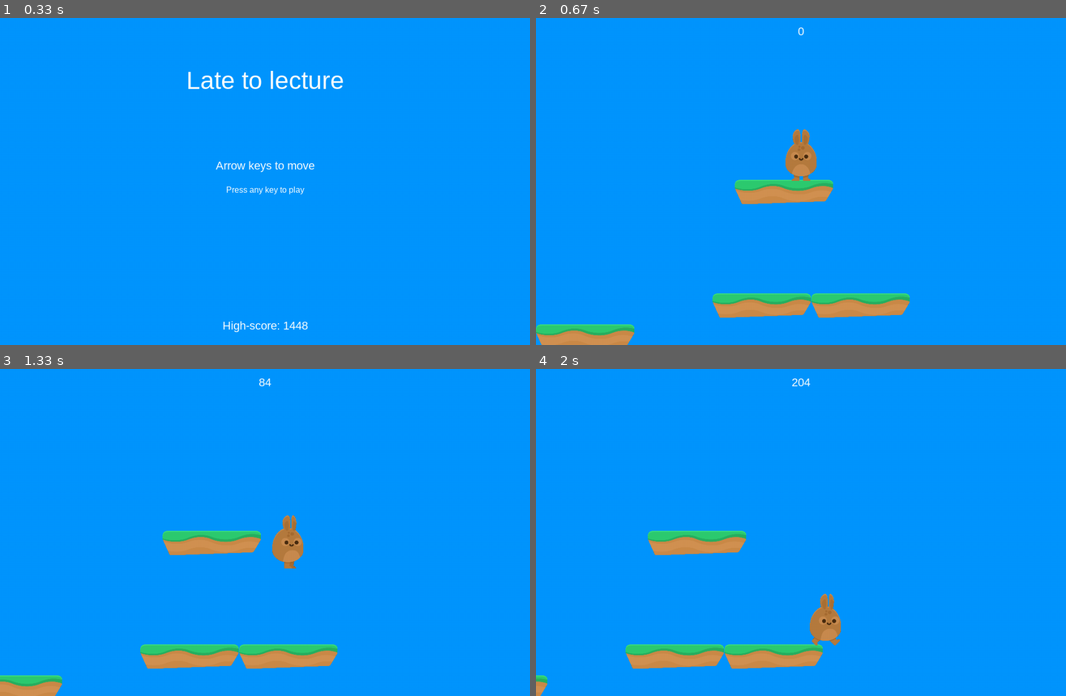
Above: before the commit, frames 1-4 (two rows, left to right).
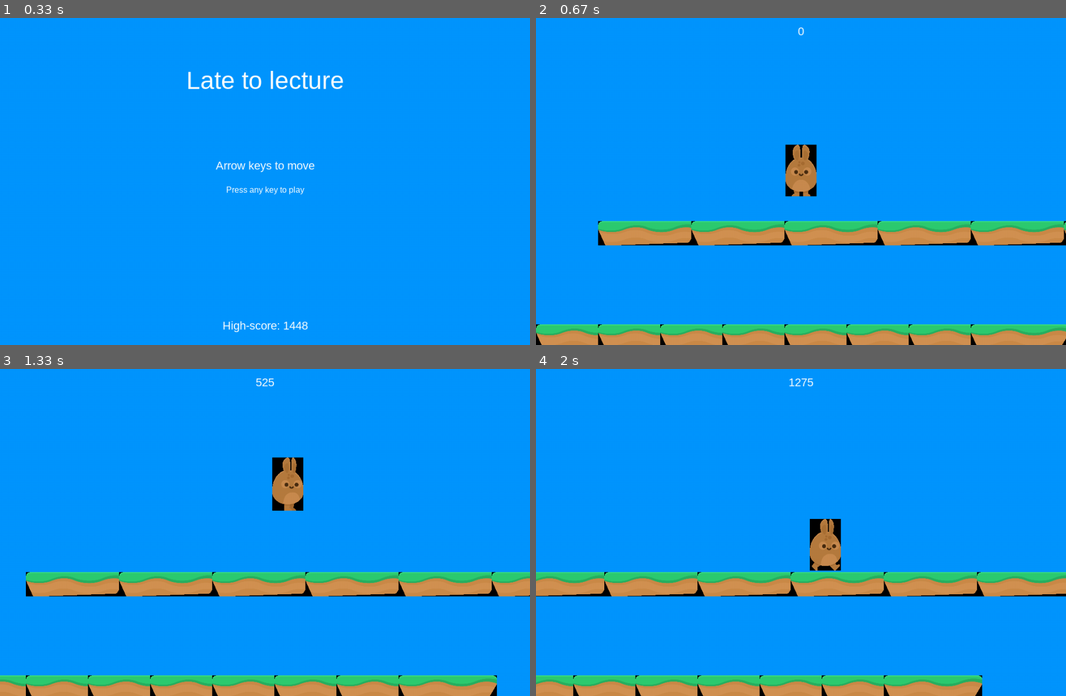
Above: after the commit, the same moments.

Repository: ThomasNose/PygameGame
Game: pygame game, started from Game.py
The game is run twice, just before and just after one commit, with the same random seed, the same clock (stepped at 60 frames per second) and the same inputs.
Inputs:
- Up to frame 1 (0.33 s): no input
- Up to frame 2 (0.67 s): tap Enter at 0.33 s
- Up to frame 3 (1.33 s): hold Right 0.67-1.13 s; hold Up from 1.17 s (still down)
- Up to frame 4 (2 s): release Up at 1.47 s; hold Right 1.5-1.97 s

Frame 1 is identical in both runs. In frame 2, 16% of the frame differs, in the area x 0-100%, y 33-100%; in frame 3, 18%; in frame 4, 18%, in the area x 0-100%, y 2-100%.

Commit message:
Add files via upload
Fixed being able to jump when falling if character sprite passed through platform texture.
Fixed falling through connected platform tiles.

Diff:
--- a/Game.py
+++ b/Game.py
@@ -4,10 +4,14 @@
 
 
 import pygame as pg
+import numpy as np
 import random
 from settings import *
 from sprites import *
 from os import path
+
+music = ['Medium.ogg','Dummy.ogg','CORE.ogg','Oi_Nah.mp3']
+
 
 class Game:
 
@@ -46,24 +50,27 @@
         self.platforms = pg.sprite.Group()
         self.player=Player(self)
         self.all_sprites.add(self.player)
+
+        # Adding in platforms
         for plat in PLATFORM_LIST:
             p = Platform(self, *plat)
             self.all_sprites.add(p)
             self.platforms.add(p)
+
+        # Initial music setup
         pg.mixer.music.set_volume(0.5)
-        pg.mixer.music.load(path.join(self.sound_dir, 'Medium.ogg'))
+        pg.mixer.music.load(path.join(self.sound_dir, np.random.choice(music)))
         self.run()
 
     def run(self):
         # Game Loop
-        pg.mixer.music.play(loops=-1)
         self.playing=True
         while self.playing:
             self.clock.tick(FPS)
             self.events()
             self.update()
             self.draw()
-        pg.mixer.music.fadeout(500)
+
 
 
     def update(self):
@@ -78,12 +85,20 @@
                     if hit.rect.bottom > lowest.rect.bottom:
                         lowest = hit
                 # Falling off platform if foot not touching
-                if self.player.pos.x < lowest.rect.right + 15 and \
-                   self.player.pos.x > lowest.rect.left - 15:
+                if self.player.pos.x <= lowest.rect.right + 100 and \
+                   self.player.pos.x >= lowest.rect.left - 100:
                     if self.player.pos.y < hits[0].rect.bottom:
                         self.player.pos.y=lowest.rect.top+1
                         self.player.vel.y=0
                         self.player.jumping=False
+
+
+
+
+        # Random music
+        if pg.mixer.music.get_busy() == False:
+            pg.mixer.music.load(path.join(self.sound_dir, np.random.choice(music)))
+            pg.mixer.music.play(loops=1)
 
 
         # Check player location (scrolling)
@@ -92,13 +107,13 @@
             for plat in self.platforms:
                 plat.rect.right -= max(abs(self.player.vel.x),2)
                 self.score +=1
-        # Going left
+        # Going left (comment out to only scroll right)
         #if self.player.rect.left <= WIDTH / 3:
-            #self.player.pos.x += max(abs(self.player.vel.x),2)
-            #for plat in self.platforms:
-                #plat.rect.left += max(abs(self.player.vel.x),2)
-
-        # Stop going left
+        #    self.player.pos.x += max(abs(self.player.vel.x),2)
+        #    for plat in self.platforms:
+        #        plat.rect.left += max(abs(self.player.vel.x),2)
+
+        # Stop going left (uncomment to place "invisible wall")
         if self.player.rect.left <= WIDTH/20:
             self.player.pos.x += max(abs(self.player.vel.x),2)
 
@@ -117,7 +132,7 @@
                     self.playing=False
                 self.running=False
             if event.type == pg.KEYDOWN:
-                if event.key == pg.K_UP:
+                if event.key == pg.K_UP and self.player.vel.y == 0:
                     self.player.jump()
             if event.type == pg.KEYUP:
                 if event.key == pg.K_UP:
--- a/settings.py
+++ b/settings.py
@@ -18,9 +18,31 @@
 
 #starting platforms
 PLATFORM_LIST = [(0,HEIGHT - 40, 2*WIDTH, 40),
-                 (3/2*WIDTH / 4, 400 , 400, 25),
-                 (WIDTH/3, 620, 200, 25),
-                 (WIDTH/2 + 20,620,200,25)]
+                 (120,HEIGHT - 40, 2*WIDTH, 40),
+                 (240,HEIGHT - 40, 2*WIDTH, 40),
+                 (360,HEIGHT - 40, 2*WIDTH, 40),
+                 (480,HEIGHT - 40, 2*WIDTH, 40),
+                 (600,HEIGHT - 40, 2*WIDTH, 40),
+                 (720,HEIGHT - 40, 2*WIDTH, 40),
+                 (840,HEIGHT - 40, 2*WIDTH, 40),
+                 (120,HEIGHT - 240, 2*WIDTH, 40),
+                 (300,HEIGHT - 240, 2*WIDTH, 40),
+                 (480,HEIGHT - 240, 2*WIDTH, 40),
+                 (660,HEIGHT - 240, 2*WIDTH, 40),
+                 (840,HEIGHT - 240, 2*WIDTH, 40),
+                 (1020,HEIGHT - 240, 2*WIDTH, 40),
+                 (1200,HEIGHT - 240, 2*WIDTH, 40),
+                 (1380,HEIGHT - 240, 2*WIDTH, 40),
+                 (1560,HEIGHT - 240, 2*WIDTH, 40),
+                 (1740,HEIGHT - 240, 2*WIDTH, 40),
+                 (1920,HEIGHT - 240, 2*WIDTH, 40),
+                 (2100,HEIGHT - 240, 2*WIDTH, 40),
+                 (2280,HEIGHT - 240, 2*WIDTH, 40),
+                 (2460,HEIGHT - 240, 2*WIDTH, 40),
+                 (2640,HEIGHT - 240, 2*WIDTH, 40),
+                 (2820,HEIGHT - 240, 2*WIDTH, 40),
+                 (3000,HEIGHT - 240, 2*WIDTH, 40)]
+
 FLOOR_LIST = [(0,HEIGHT - 40, 2*WIDTH, 40)]
 
 #colours
--- a/sprites.py
+++ b/sprites.py
@@ -38,17 +38,17 @@
                                 self.game.spritesheet.get_image(690,  406, 120, 201)]
         self.terrain = [self.game.spritesheet.get_image(0,288,380,94)]
         for frame in self.standing_frames:
-            frame.set_colorkey(BLACK)
+            frame.set_colorkey(WHITE)
         self.walk_frames_right = [self.game.spritesheet.get_image(678,  860, 120, 201),
                                   self.game.spritesheet.get_image(692,  1458, 120, 207)]
         for frame in self.walk_frames_right:
-            frame.set_colorkey(BLACK)
+            frame.set_colorkey(WHITE)
         self.walk_frames_left = []
         for frame in self.walk_frames_right:
-            frame.set_colorkey(BLACK)
+            frame.set_colorkey(WHITE)
             self.walk_frames_left.append(pg.transform.flip(frame, True, False))
         self.jump_frame = self.game.spritesheet.get_image(382, 763, 150, 181)
-        self.jump_frame.set_colorkey(BLACK)
+        self.jump_frame.set_colorkey(WHITE)
 
     def jump_cut(self):
         if self.jumping:
@@ -126,7 +126,7 @@
         self.game = game
         image = self.game.spritesheet.get_image(0, 288, 380, 94)
         self.image = image
-        self.image.set_colorkey(BLACK)
+        self.image.set_colorkey(WHITE)
         self.rect = self.image.get_rect()
         self.rect.x = x
         self.rect.y = y
